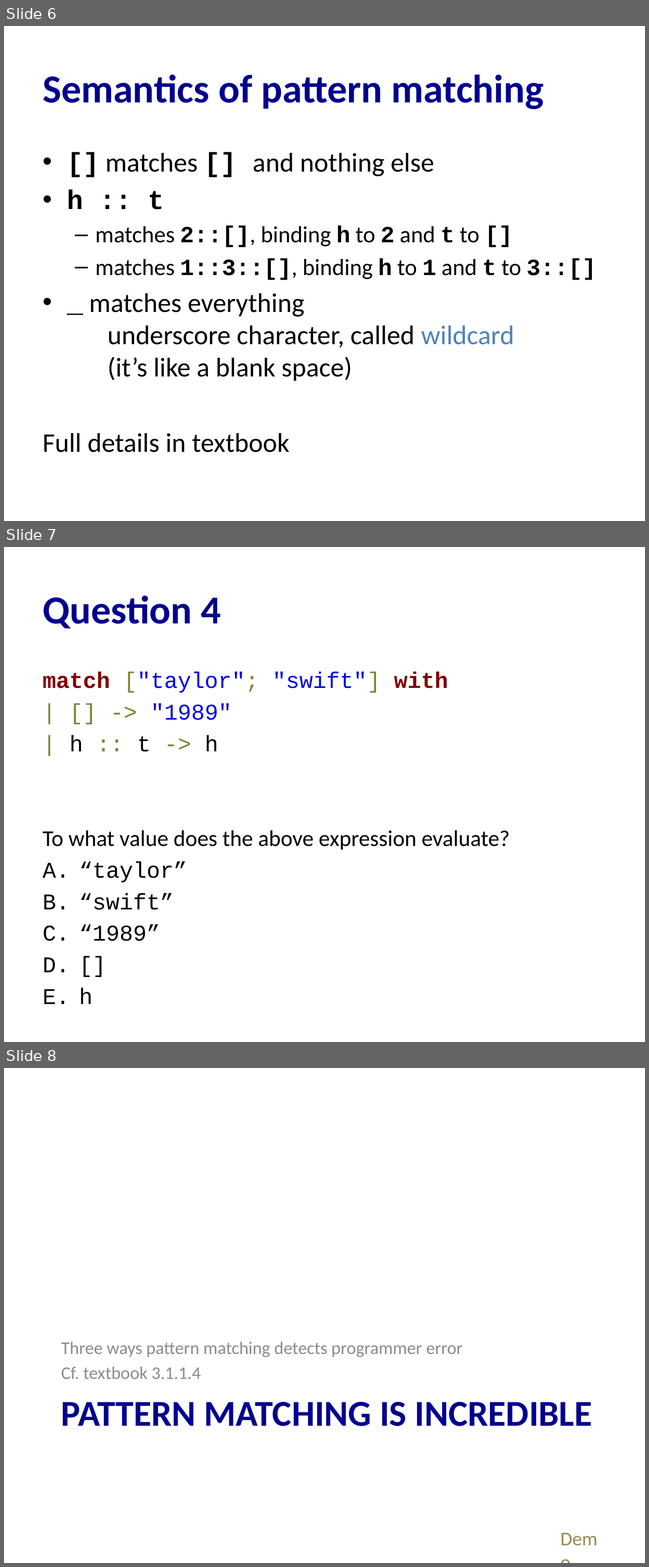
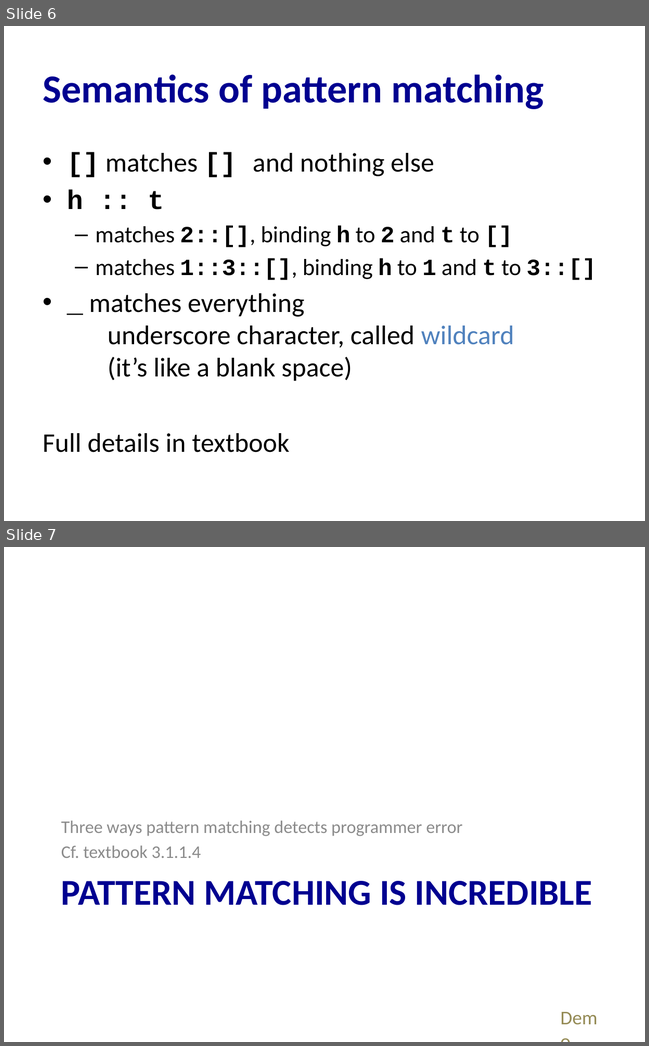
Before and after one commit to HuyNguyen97/materials-2020sp, a slide deck: 05-variant/lec.pptx. Shown one above the other, each under a label of ours: slides 6, 7 and 8 before the commit, slides 6 and 7 after it. The pictures are 649x1567 and 649x1046 pixels, drawn with LibreOffice and Linux fonts; fonts in the diff are those of the drawing. Boxes give left, top, right and bottom in pixels: in the first picture for what was removed or moved away, otherwise in the second. Text is boxed around its words. In the diff, an @@ line names an element or a change of style, - is before the commit and + after.

```diff
--- a/05-variant/lec.pptx
+++ b/05-variant/lec.pptx
@@ slide 7 removed at (x1=4, y1=547, x2=645, y2=1042), background #FFFFFF @@
@@ title removed at (x1=42, y1=595, x2=221, y2=629) @@
-Question 4
@@ text removed at (x1=42, y1=672, x2=510, y2=941) @@
-match ["taylor"; "swift"] with
-| [] -> "1989"
-| h :: t -> h
-To what value does the above expression evaluate?
-A. “taylor”
-B. “swift”
-C. “1989”
-D. []
-E. h
@@ what was slide 8 is now slide 7 @@
```
Also in this commit, not shown: 1 other file.
